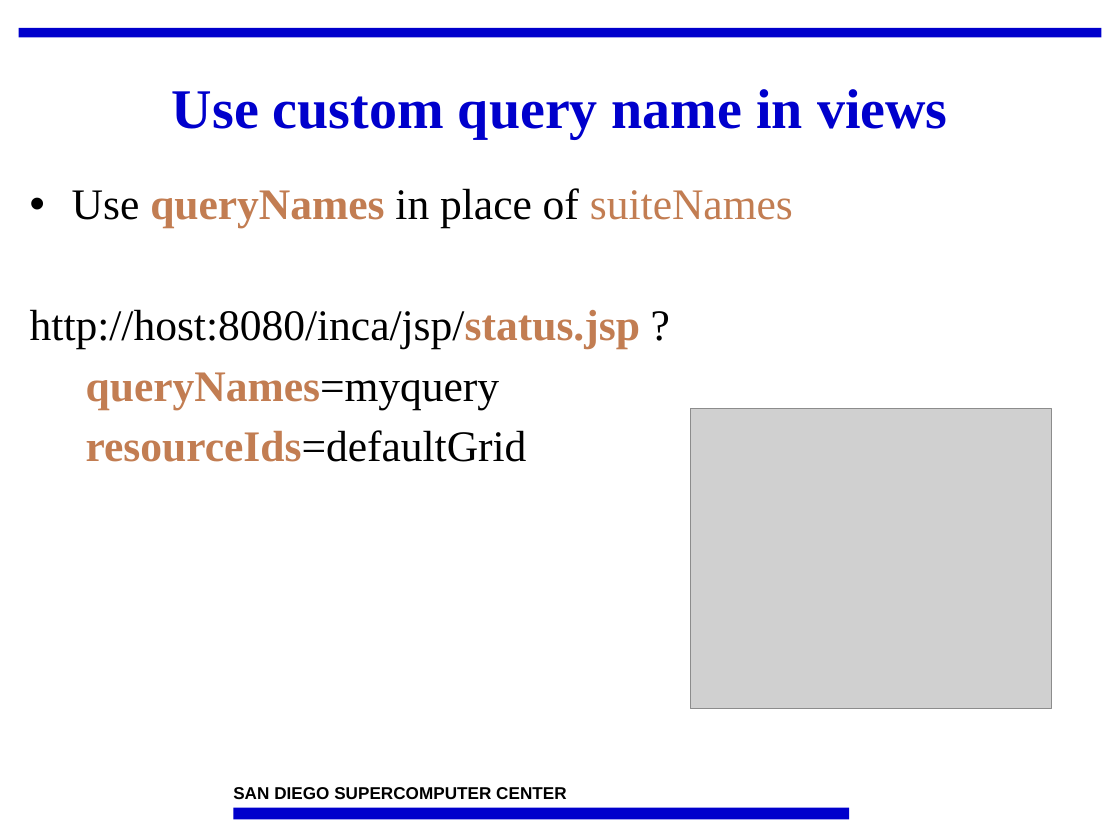
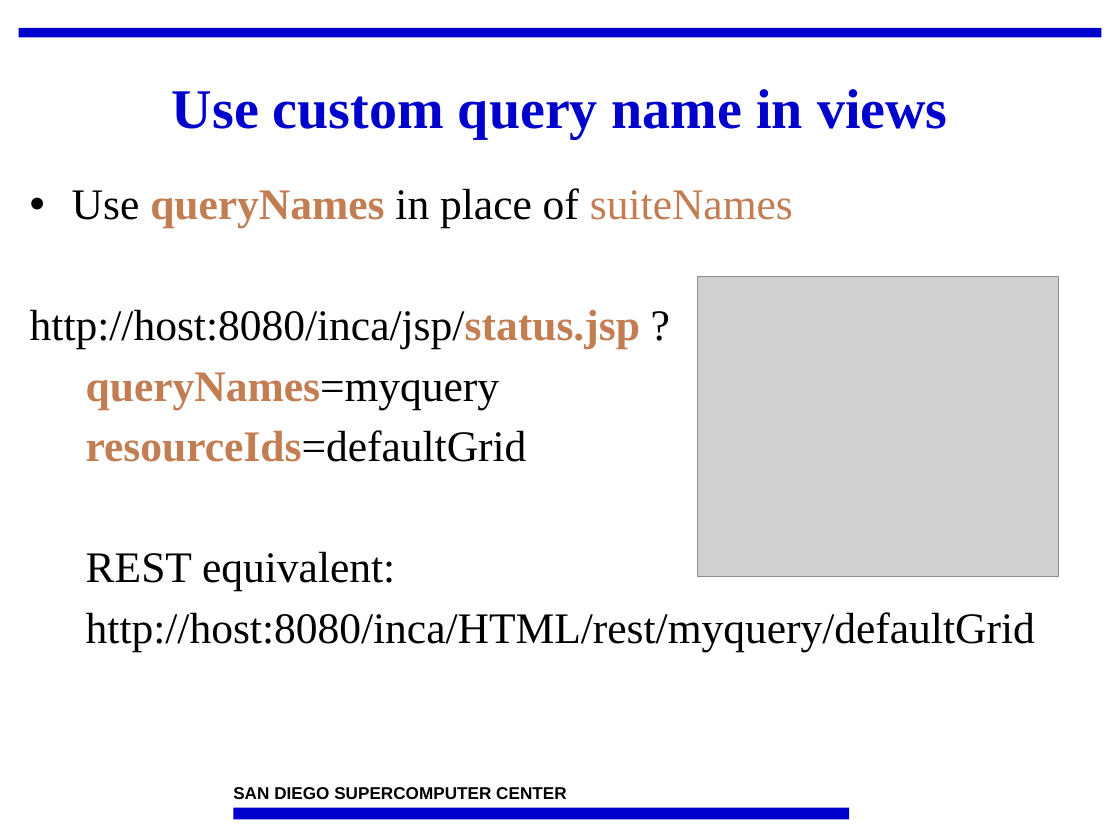
Before and after one commit to IncaProject/inca-xsede, a slide deck: slide 31 of talks/2010/2010workshop/consumer.ppt (slide 37 before the commit). Drawn at 1120x840 pixels with LibreOffice and Linux fonts; fonts in the diff are those of the drawing; grey boxes stand for pictures; background and template pictures are left out. Boxes give left, top, right and bottom in pixels: in the first picture for what was removed or moved away, otherwise in the second. Text is boxed around its words. In the diff, an @@ line names an element or a change of style, - is before the commit and + after.

```diff
--- a/talks/2010/2010workshop/consumer.ppt
+++ b/talks/2010/2010workshop/consumer.ppt
@@ picture: place and size @@
-picture at box(690, 409, 1051, 709)
+picture at box(698, 277, 1058, 577)
@@ text at box(86, 551, 1035, 652): paragraphs added @@
+  REST equivalent:
+  http://host:8080/inca/HTML/rest/myquery/defaultGrid
```
Also in this commit, not shown: 6 other slides changed, 1 slide added.
